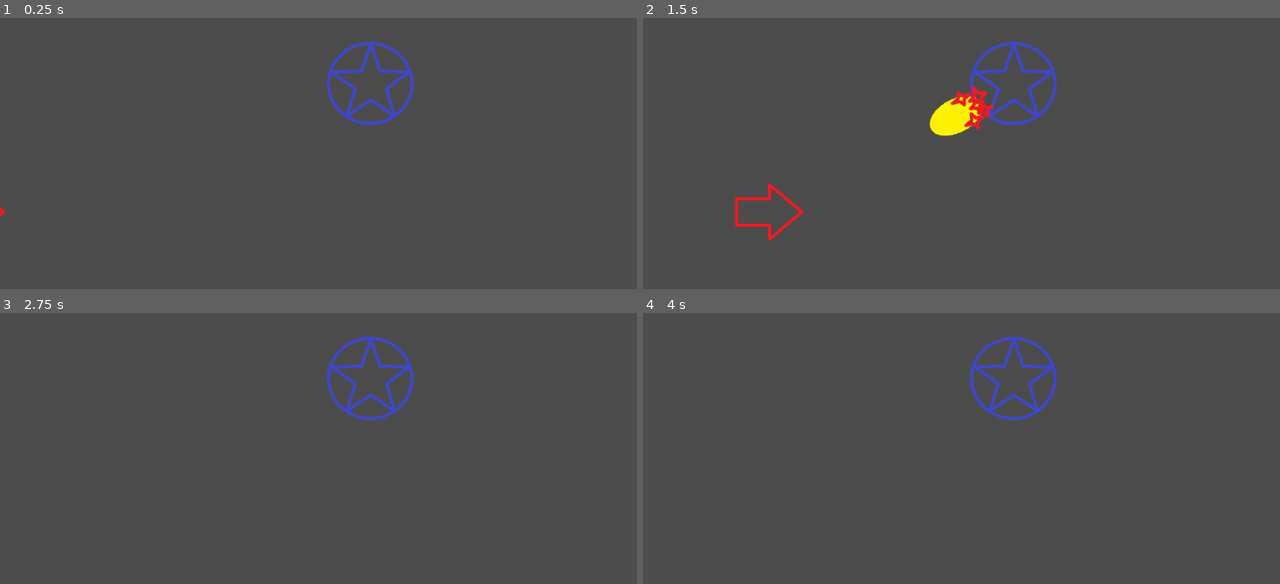
Above: before the commit, frames 1-4 (two rows, left to right).
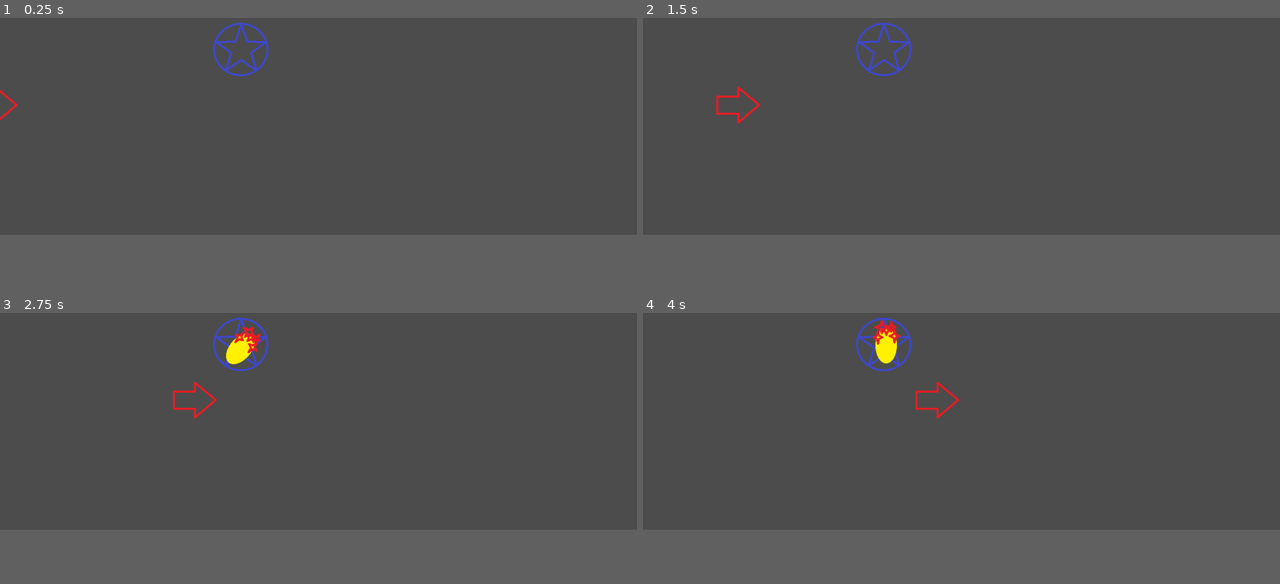
Above: after the commit, the same moments.

Repository: Bronsky91/WS2-Godot
Game: Godot game, scene res://scenes/Game.tscn
Same seed, same stepped clock (60 frames per second), same inputs: the game is played once before the commit and once after it.
Inputs:
- Up to frame 1 (0.25 s): no input
- Up to frame 2 (1.5 s): no input
- Up to frame 3 (2.75 s): no input
- Up to frame 4 (4 s): no input
In our replay, the window is 800x468 before the commit and 800x400 after it. These sizes can differ from the game's own. Grey fills any space a smaller window leaves; there, only what the larger window draws over its background counts as a difference.

The runs differ from the first frame. In frame 1, 1.7% of the frame differs, in the area x 0-65%, y 1-74%; in frame 2, 3.3%, in the area x 11-65%, y 1-83%; in frame 3, 2.1%; in frame 4, 2.2%.

Commit message:
Enemy leaves collision area and rune stops firing

Diff:
--- a/project.godot
+++ b/project.godot
@@ -14,6 +14,11 @@
 run/main_scene="res://scenes/Game.tscn"
 config/icon="res://icon.png"
 
+[display]
+
+window/size/width=1600
+window/size/height=800
+
 [rendering]
 
 environment/default_environment="res://default_env.tres"
--- a/scenes/Enemy.tscn
+++ b/scenes/Enemy.tscn
@@ -9,7 +9,7 @@
 radius = 42.9307
 height = 31.1203
 
-[node name="Enemy" type="Area2D"]
+[node name="Enemy" type="Area2D" index="0"]
 
 position = Vector2( 487.535, 255.956 )
 input_pickable = true
@@ -21,7 +21,7 @@
 audio_bus_name = "Master"
 script = ExtResource( 1 )
 _sections_unfolded = [ "Material", "Visibility", "Z Index" ]
-health = 50
+health = 325
 
 [node name="Sprite" type="Sprite" parent="." index="0"]
 
--- a/scenes/Game.tscn
+++ b/scenes/Game.tscn
@@ -4,18 +4,18 @@
 [ext_resource path="res://scenes/Enemy.tscn" type="PackedScene" id=2]
 [ext_resource path="res://scenes/Rune.tscn" type="PackedScene" id=3]
 
-[node name="Game" type="Node" index="0"]
+[node name="Game" type="Node"]
 
 script = ExtResource( 1 )
 _sections_unfolded = [ "Pause" ]
 
 [node name="Enemy" parent="." index="0" instance=ExtResource( 2 )]
 
-position = Vector2( -96.3985, 474.239 )
+position = Vector2( -60.2223, 472.732 )
 rotation = -1.5708
 _sections_unfolded = [ "Material", "Transform", "Visibility", "Z Index" ]
 
 [node name="Rune" parent="." index="1" instance=ExtResource( 3 )]
 
-position = Vector2( 596.122, 270.36 )
+position = Vector2( 605.752, 335.963 )
 _sections_unfolded = [ "Transform" ]
--- a/scenes/Rune.tscn
+++ b/scenes/Rune.tscn
@@ -7,7 +7,7 @@
 [sub_resource type="CircleShape2D" id=1]
 
 custom_solver_bias = 0.0
-radius = 440.622
+radius = 170.698
 
 [node name="Rune" type="Area2D"]
 
--- a/scripts/Rune.gd
+++ b/scripts/Rune.gd
@@ -6,7 +6,7 @@
 
 func _ready():
 	connect("area_entered", self, "_on_area_entered")
-	connect("area_exited", self, "_on_area_exit")
+	connect("area_exited", self, "_on_area_exited")
 
 func _process(delta):
 	if target and target.get_ref() and !firing:
@@ -15,15 +15,14 @@
 func _on_area_entered(collidee):
 	if collidee.name == "Enemy":
 		target = weakref(collidee)
-		print('penatrated')
-		print(target.get_ref().name)
+
+func _on_area_exited(collidee):
+	if collidee.name == "Enemy":
+		print('byee bye target')
+		target = null
 
 func rearm():
-	print("RUNE FIRING = FALSE")
 	firing = false
-
-func _on_area_exited(enemy):
-	target = null
 
 func _shoot():
 	print('FIREBALL')
--- a/scripts/enemy.gd
+++ b/scripts/enemy.gd
@@ -1,7 +1,7 @@
 extends Area2D
 
 const SPEED = 200
-export var health = 50
+export var health = 325
 
 func _ready():
 	# Called when the node is added to the scene for the first time.
Binary file added: assets/border.png
Not shown, added: assets/border.png.import
